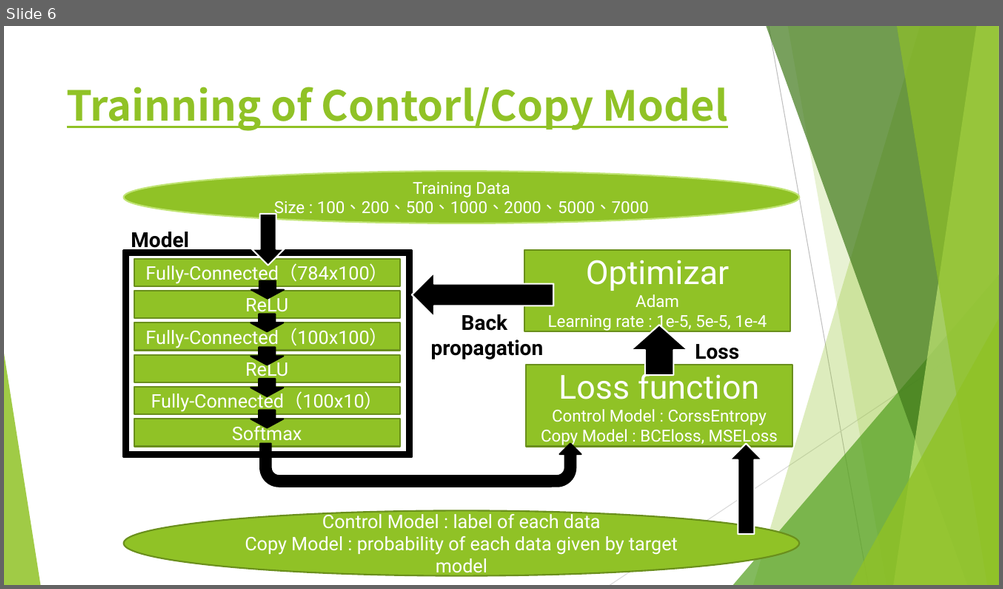
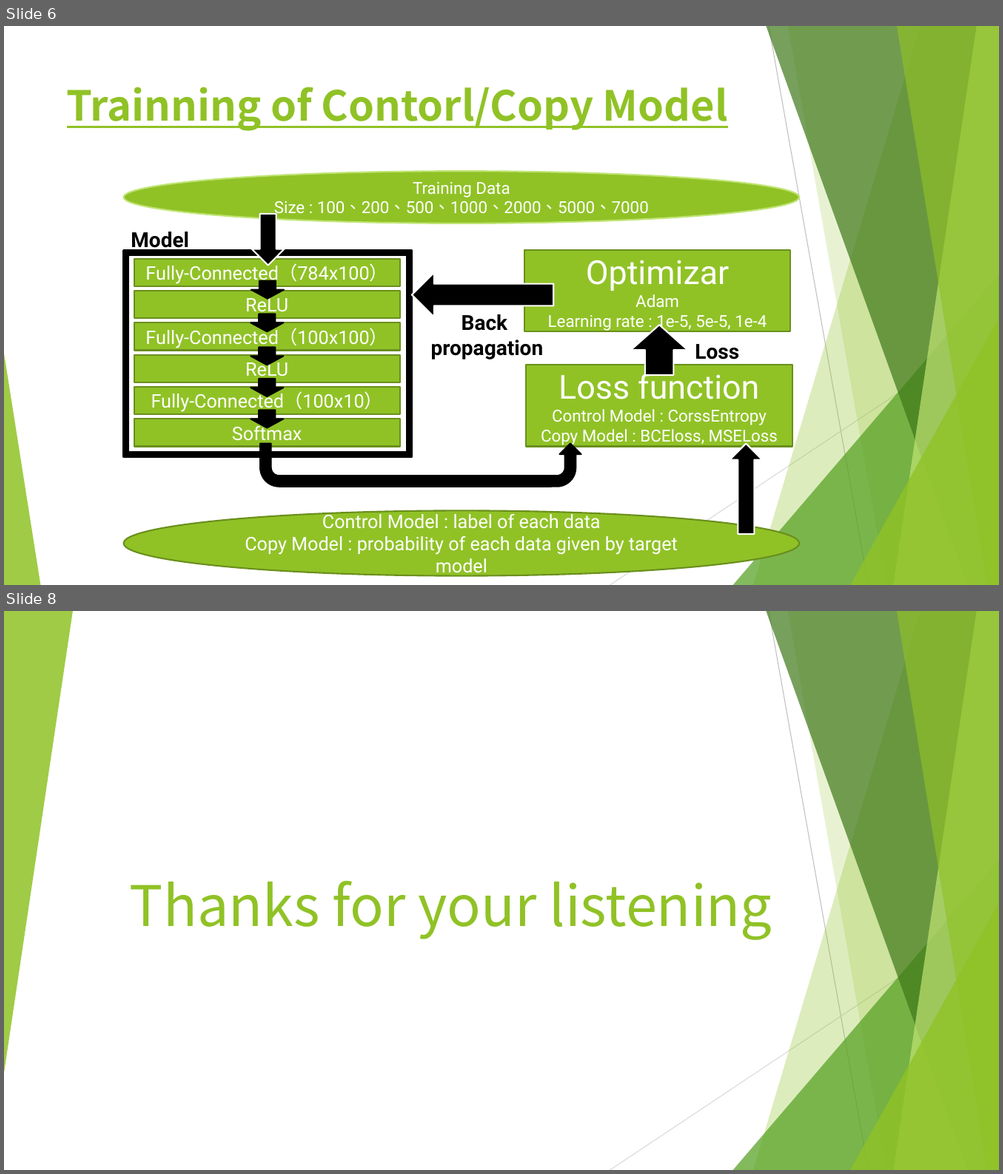
Before and after one commit to chengdejerrylin/Electrical-Engineering-Lab---networking-and-Multinmedia, a slide deck: final_demo.pptx. Shown one above the other, each under a label of ours: slide 6 before the commit, slides 6 and 8 after it; the slides between them are not shown. The pictures are 1003x589 and 1003x1174 pixels, drawn with LibreOffice and Linux fonts; fonts in the diff are those of the drawing. Boxes give left, top, right and bottom in pixels: in the first picture for what was removed or moved away, otherwise in the second. Text is boxed around its words. In the diff, an @@ line names an element or a change of style, - is before the commit and + after.

```diff
--- a/final_demo.pptx
+++ b/final_demo.pptx
@@ slide 8 added at [4,611,999,1170], background #FFFFFF; not listed: 9 template elements that a slide beside it also shows @@
@@ triangle added at [4,611,73,1073], fill #90C226 at 85% opacity @@
@@ title added at [130,881,772,940], 54 pt, text #90C226 @@
+Thanks for your listening
```
Also in this commit, not shown: 1 slide changed, 2 other slides added, 1 other file.
